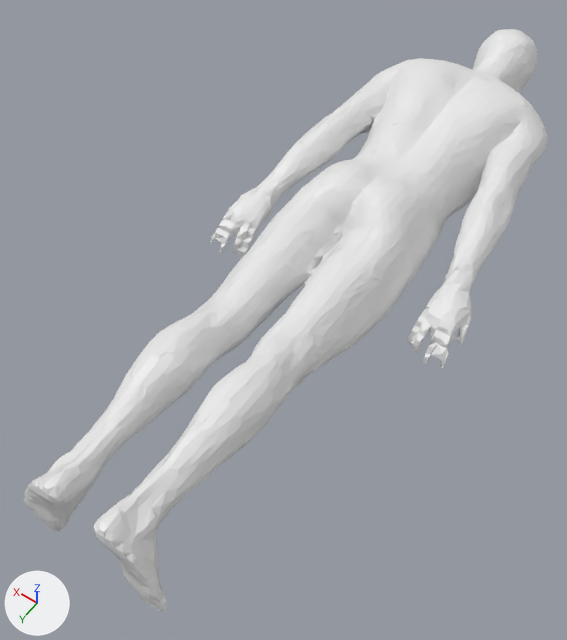
Before and after pictures for a commit that changed the glTF model static/anatomy/pelvis-male.glb.
One viewpoint serves both versions: a 50 mm camera at (-595.0, 311.0, 1186.0) aimed at (40.0, -578.0, -211.0). Arrows for +X, +Y and +Z are at lower left; the lights stay in place. The first picture is the older version. Vertices at exactly the same position are counted once.

Names of what the first picture shows: 'body', 'skin'.
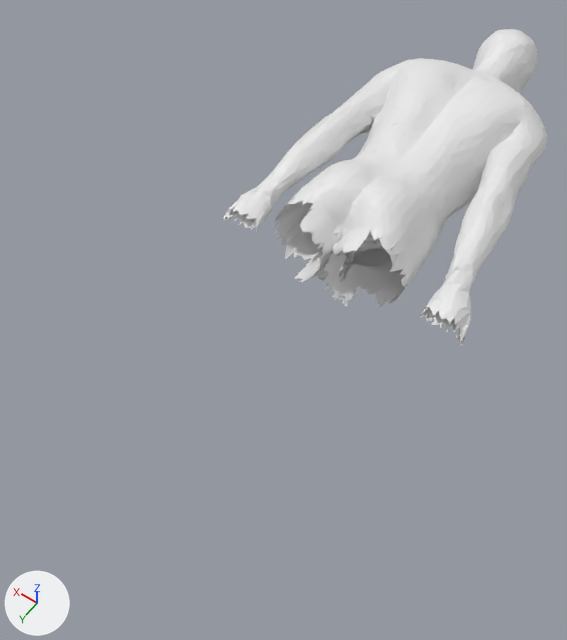
Where the change shows, as pixel boxes (x1, y1, x2, y2) in the pictures (567 x 640 px):
'body', reshaped (38% narrower, 45% shorter)
    before: (24, 29, 547, 612)
    after: (222, 29, 547, 347)
part 1 of me_body, deleted
    before: (24, 204, 455, 612)

The change in detail:
me_body is used by ob_body; location (0.0, 0.0, 0.0).
me_body had 6910 vertices, 21107 faces and spanned x -327.0..327.0, y -1640.0..76.0, z -245.0..45.0.
me_body now has 4177 vertices, 12443 faces and spans x -327.0..327.0, y -1640.0..-693.0, z -225.0..45.0.
me_body part 1: 2733 vertices removed from x -317.0..316.0, y -722.0..76.0, z -245.0..11.0.
